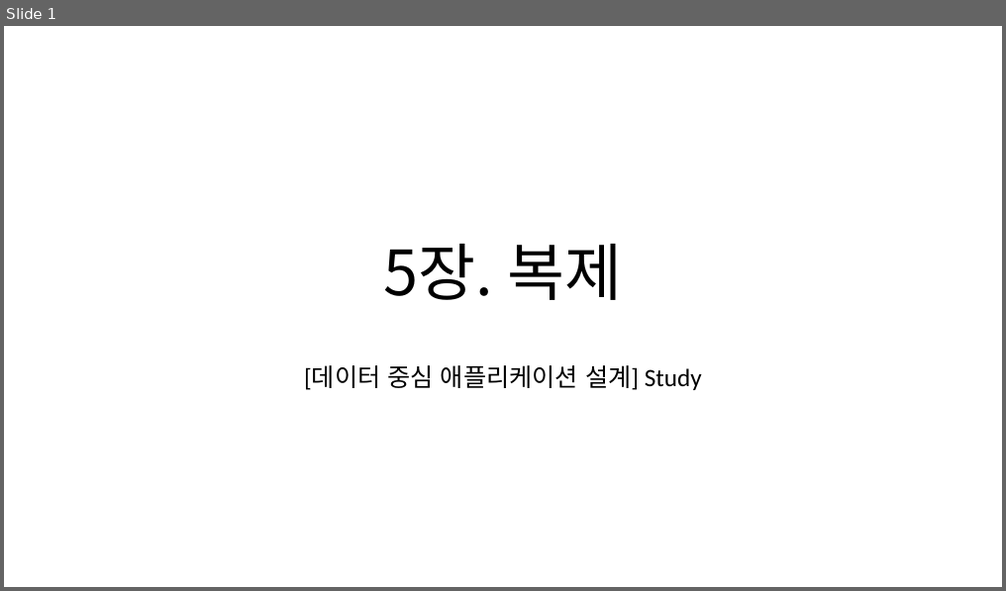
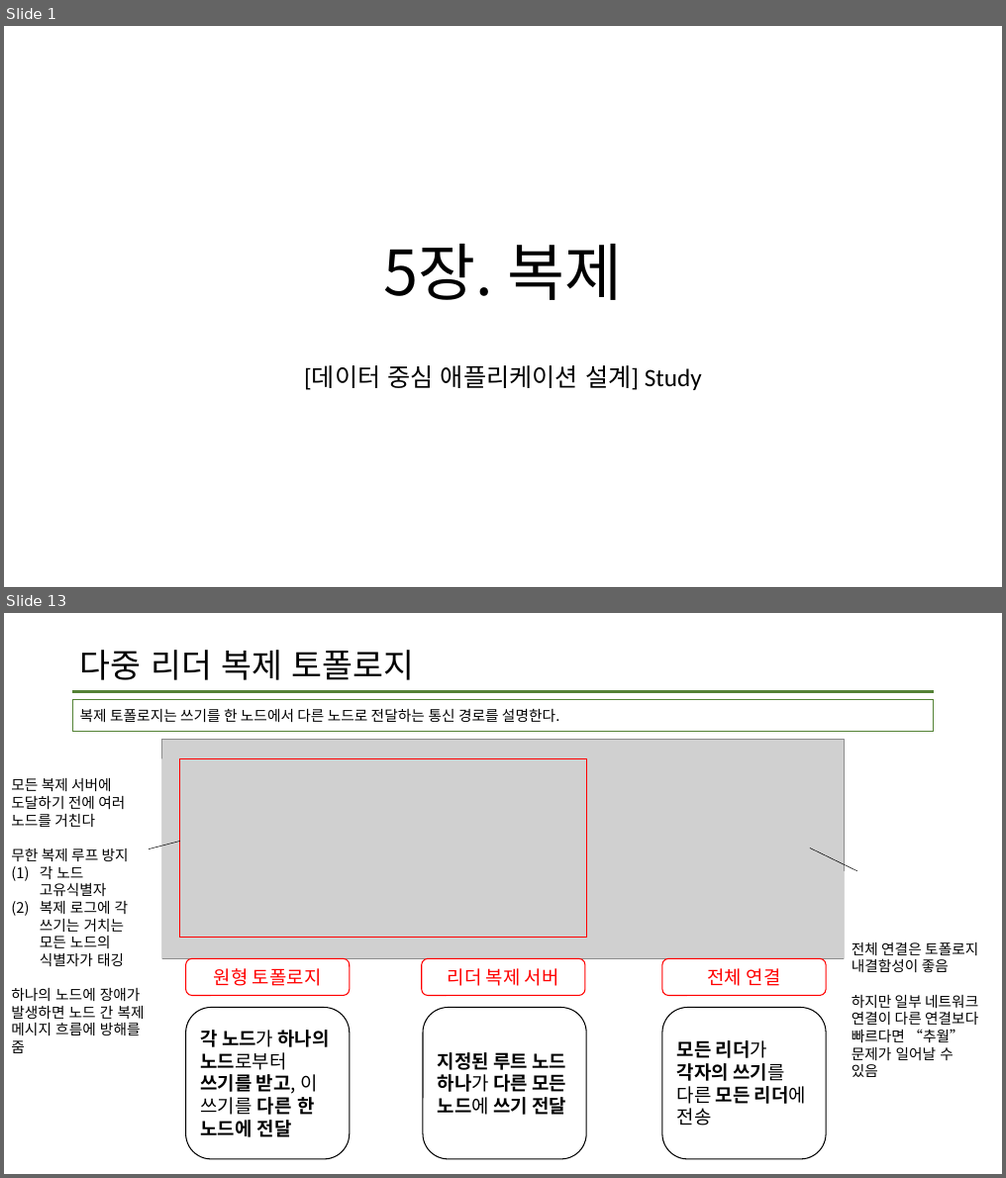
Before and after one commit to data-system-wiki/designing-data-intensive-applications, a slide deck: resources/chapter 5 summary.pptx. Shown one above the other, each under a label of ours: slide 1 before the commit, slides 1 and 13 after it; the slides between them are not shown. The pictures are 1006x591 and 1006x1178 pixels, drawn with LibreOffice and Linux fonts; fonts in the diff are those of the drawing; grey boxes stand for pictures. Boxes give left, top, right and bottom in pixels: in the first picture for what was removed or moved away, otherwise in the second. Text is boxed around its words. In the diff, an @@ line names an element or a change of style, - is before the commit and + after.

```diff
--- a/resources/chapter 5 summary.pptx
+++ b/resources/chapter 5 summary.pptx
@@ slide 13 added at <box>4,613,1002,1174</box>, background #FFFFFF @@
@@ title added at <box>80,650,415,680</box>, 32 pt, text #000000 @@
+다중 리더 복제 토폴로지
@@ line added from (73, 691) to (934, 691), #548235 2.25 pt @@
@@ rectangle added at <box>73,700,934,732</box>, outline #538234 1 pt, 14 pt, text #000000 @@
+복제 토폴로지는 쓰기를 한 노드에서 다른 노드로 전달하는 통신 경로를 설명한다.
@@ rectangle added at <box>4,759,162,1091</box>, fill #FFFFFF, 14 pt, text #000000 @@
+모든 복제 서버에 도달하기 전에 여러 노드를 거친다
+무한 복제 루프 방지
+(1) 각 노드 고유식별자
+(2) 복제 로그에 각 쓰기는 거치는 모든 노드의 식별자가 태깅
+하나의 노드에 장애가 발생하면 노드 간 복제 메시지 흐름에 방해를 줌
@@ picture added at <box>162,740,844,959</box> @@
@@ rectangle added at <box>180,759,586,937</box>, outline #FF0000 1 pt @@
@@ line added from (149, 850) to (180, 842), #000000 0.5 pt @@
@@ line added from (810, 848) to (857, 871), #000000 0.5 pt @@
@@ rounded rectangle added at <box>186,959,350,995</box>, outline #FF0000 1 pt, 18 pt, text #FF0000 @@
+원형 토폴로지
@@ rounded rectangle added at <box>422,959,586,995</box>, outline #FF0000 1 pt, 18 pt, text #FF0000 @@
+리더 복제 서버
@@ rounded rectangle added at <box>662,959,827,995</box>, outline #FF0000 1 pt, 18 pt, text #FF0000 @@
+전체 연결
@@ text added at <box>851,943,978,1077</box>, 14 pt, text #000000 @@
+전체 연결은 토폴로지 내결함성이 좋음
+하지만 일부 네트워크 연결이 다른 연결보다 빠르다면 “추월” 문제가 일어날 수 있음
@@ rounded rectangle added at <box>186,1008,350,1159</box>, outline #000000 1 pt, 18 pt, text #000000, bold @@
+각 노드가 하나의 노드로부터 쓰기를 받고, 이 쓰기를 다른 한 노드에 전달
@@ rounded rectangle added at <box>423,1008,587,1159</box>, outline #000000 1 pt, 18 pt, text #000000, bold @@
+지정된 루트 노드 하나가 다른 모든 노드에 쓰기 전달
@@ rounded rectangle added at <box>662,1008,827,1159</box>, outline #000000 1 pt, 18 pt, text #000000, bold @@
+모든 리더가 각자의 쓰기를 다른 모든 리더에 전송
```
Also in this commit, not shown: 4 slides changed, 8 other slides added.
